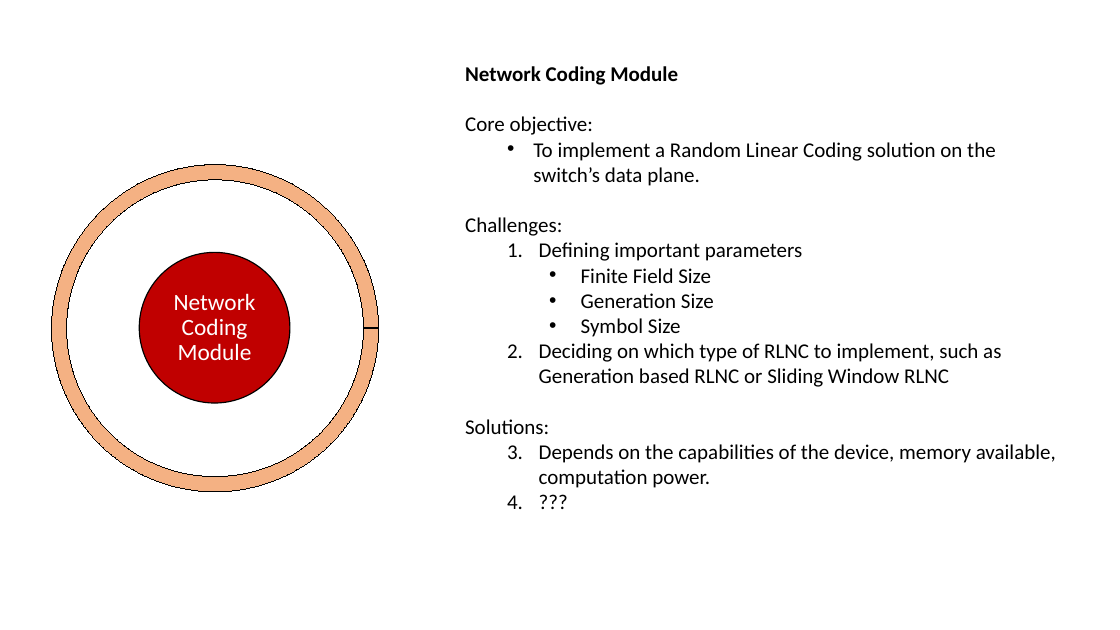
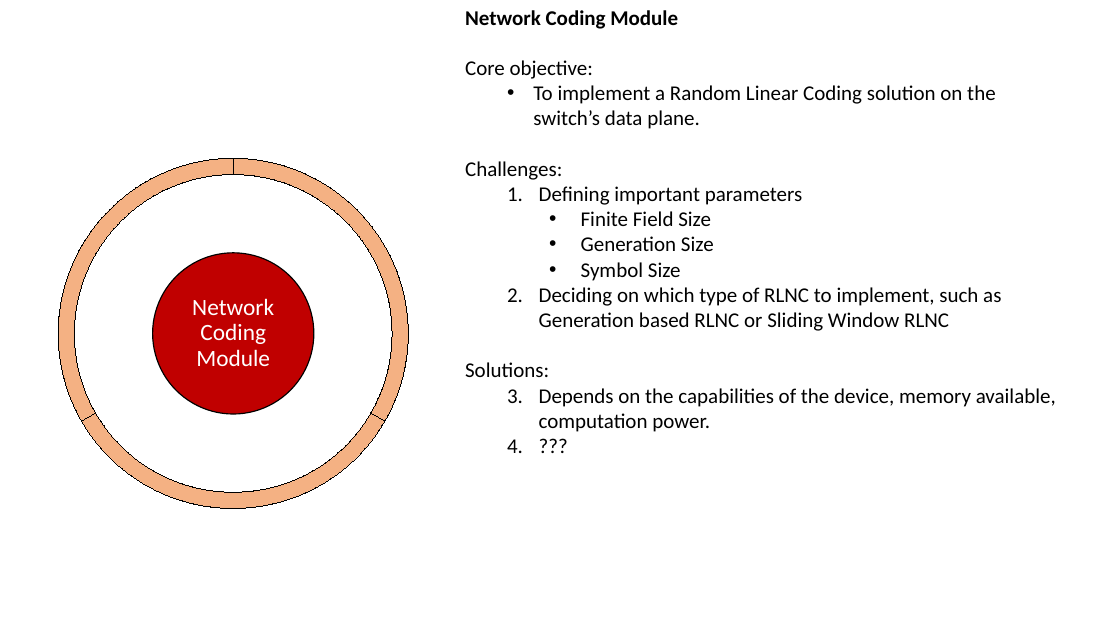
Before and after one commit to netx-ulx/NC, a slide deck: slide 4 of Docs/Design of a RLNC implementation on the switch.pptx. Drawn at 1120x630 pixels with LibreOffice and Linux fonts; fonts in the diff are those of the drawing. Boxes give left, top, right and bottom in pixels: in the first picture for what was removed or moved away, otherwise in the second. Text is boxed around its words. In the diff, an @@ line names an element or a change of style, - is before the commit and + after.

```diff
--- a/Docs/Design of a RLNC implementation on the switch.pptx
+++ b/Docs/Design of a RLNC implementation on the switch.pptx
@@ text "Network Coding Module": place and size @@
-text "Network Coding Module" at (465,66,1056,488)
+text "Network Coding Module" at (465,10,1056,432)
@@ arch (boxed as its full ring): place and size @@
-arch (boxed as its full ring) at (51,165,378,492)
+arch (boxed as its full ring) at (58,158,408,508)
@@ arch (boxed as its full ring) at (58,158,408,508): proportions changed @@
@@ arch (boxed as its full ring) added at (58,158,408,508), fill #F4B183, outline #000000 0.75 pt @@
@@ arch (boxed as its full ring) added at (58,158,408,508), fill #F4B183, outline #000000 0.75 pt @@
@@ ellipse: place and size @@
-ellipse at (139,252,290,402)
+ellipse at (153,253,314,414)
@@ text "Network Coding Module": place and size @@
-text "Network Coding Module" at (174,293,256,360)
+text "Network Coding Module" at (192,298,274,366)
```
Also in this commit, not shown: 2 other slides changed, 3 slides added.
